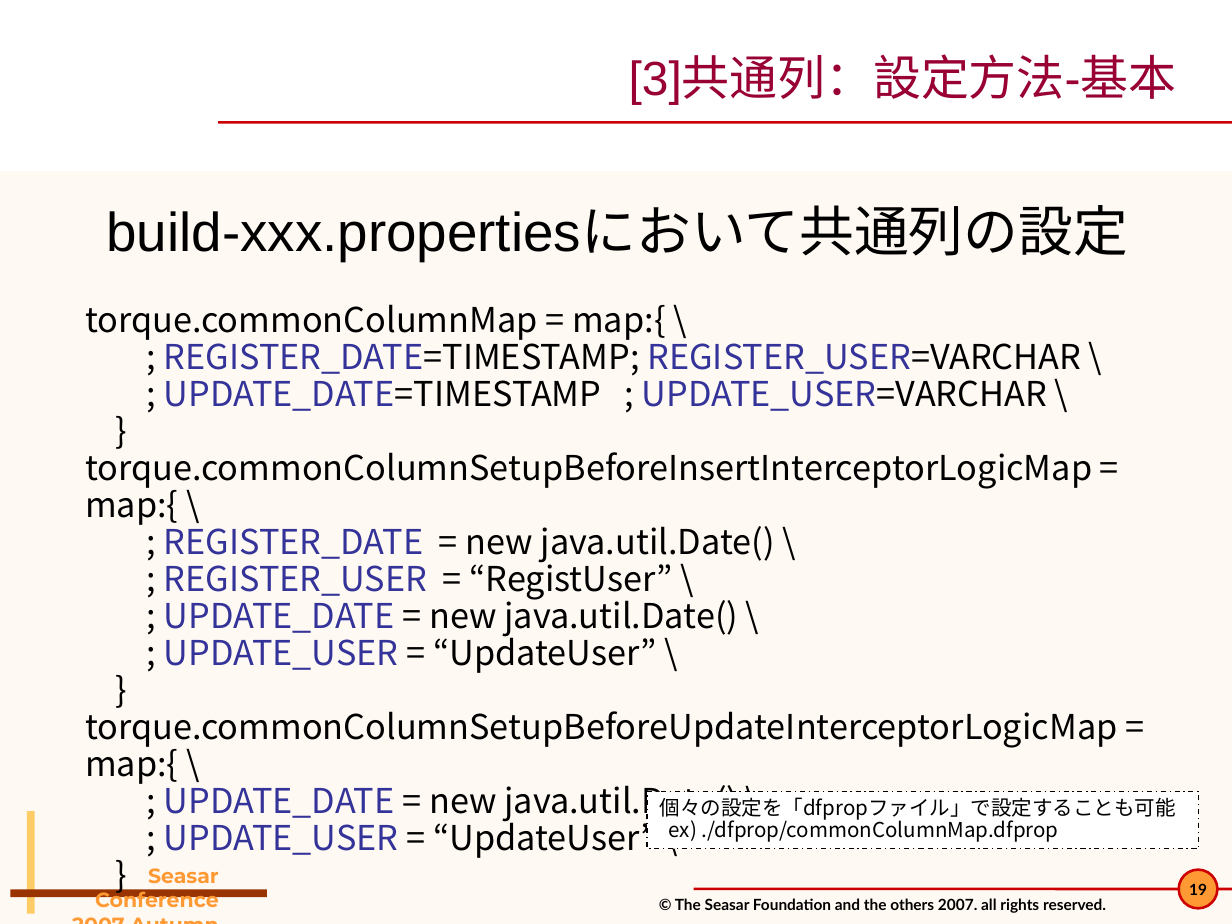
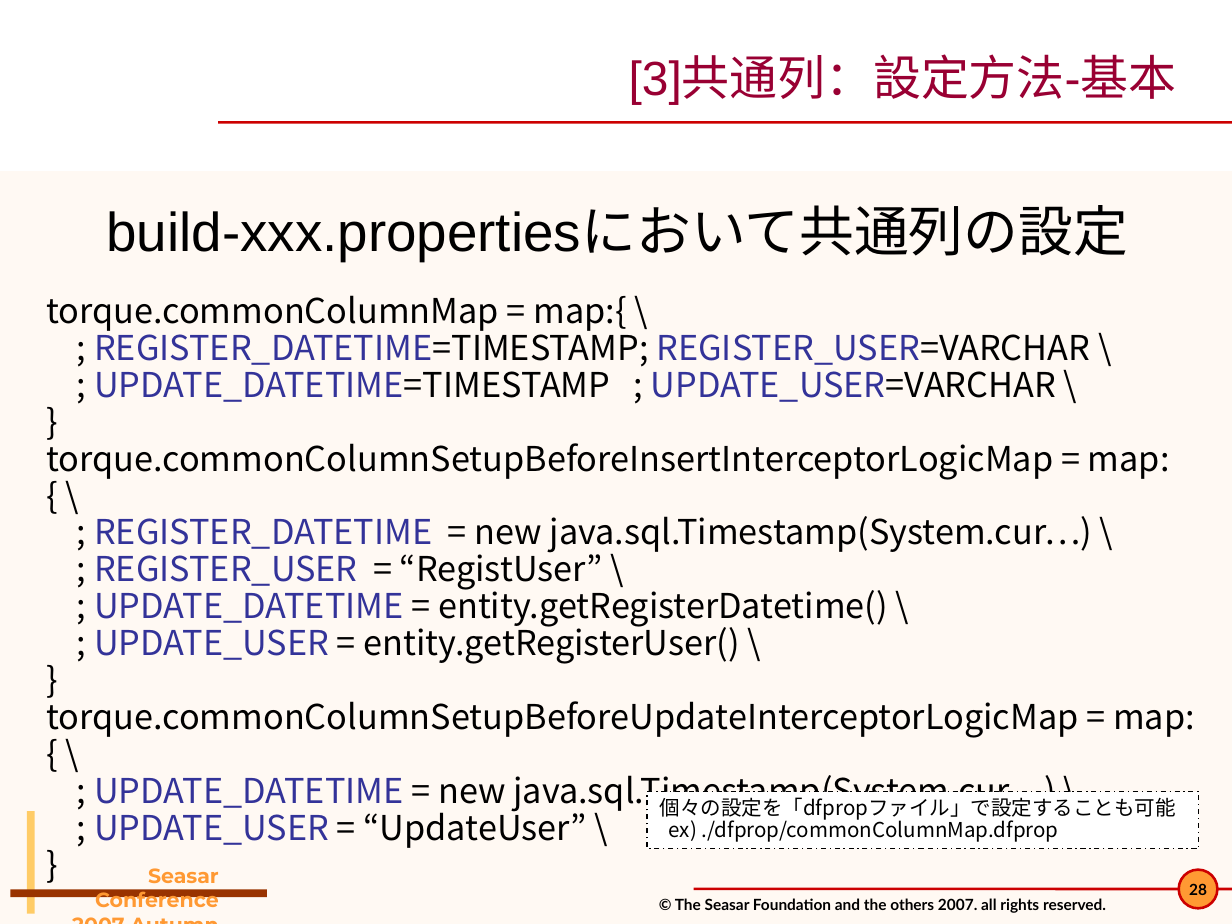
Before and after one commit to seasarorg/dbflute, a slide deck: slide 28 of dbflute/etc/doc/pres/sc2007a_2-DBFlute.ppt (slide 19 before the commit). Drawn at 1232x924 pixels with LibreOffice and Linux fonts; fonts in the diff are those of the drawing; background and template pictures are left out. Boxes give left, top, right and bottom in pixels: in the first picture for what was removed or moved away, otherwise in the second. Text is boxed around its words. In the diff, an @@ line names an element or a change of style, - is before the commit and + after.

```diff
--- a/dbflute/etc/doc/pres/sc2007a_2-DBFlute.ppt
+++ b/dbflute/etc/doc/pres/sc2007a_2-DBFlute.ppt
@@ text "torque.commonColumnMap = map:{ \": place and size @@
-text "torque.commonColumnMap = map:{ \" at [85,304,1118,858]
+text "torque.commonColumnMap = map:{ \" at [46,295,1195,848]
@@ text at [94,325,1090,402]: text changed @@
-; REGISTER_DATE=TIMESTAMP; REGISTER_USER=VARCHAR \
-; UPDATE_DATE=TIMESTAMP ; UPDATE_USER=VARCHAR \
+; REGISTER_DATETIME=TIMESTAMP; REGISTER_USER=VARCHAR \
+; UPDATE_DATETIME=TIMESTAMP ; UPDATE_USER=VARCHAR \
@@ text at [94,516,1092,554]: text changed @@
-; REGISTER_DATE = new java.util.Date() \
+; REGISTER_DATETIME = new java.sql.Timestamp(System.cur…) \
@@ text at [46,584,1195,813]: text changed @@
-; UPDATE_DATE = new java.util.Date() \
+; UPDATE_DATETIME = entity.getRegisterDatetime() \
+; UPDATE_USER = entity.getRegisterUser() \
+}
+torque.commonColumnSetupBeforeUpdateInterceptorLogicMap = map:{ \
+; UPDATE_DATETIME = new java.sql.Timestamp(System.cur…) \
@@ text at [85,705,1118,858]: paragraphs removed @@
-torque.commonColumnSetupBeforeUpdateInterceptorLogicMap = map:{ \
-; UPDATE_DATE = new java.util.Date() \
-; UPDATE_USER = “UpdateUser” \
-}
@@ page number at [1189,883,1207,895]: text changed @@
-19
+28
```
Also in this commit, not shown: 28 other slides changed, 15 slides added, 1 slide removed, 15 other files.
